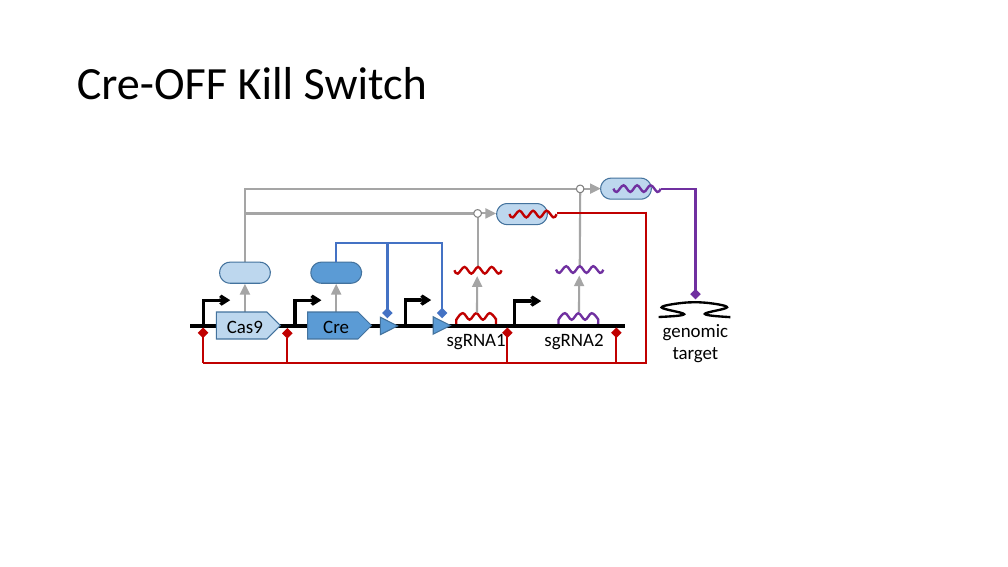
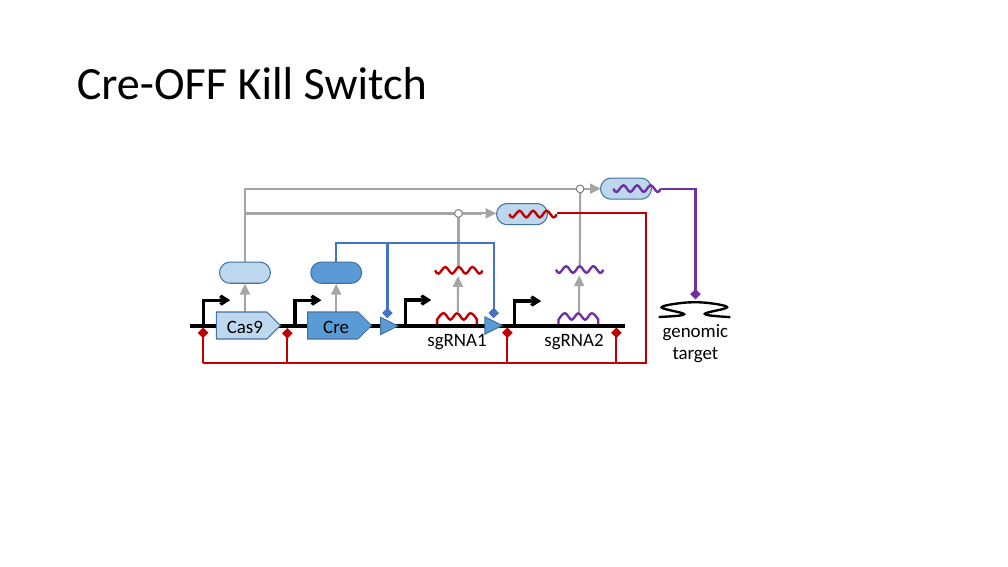
Before and after one commit to TASBE/CRISPR-safety-switches, a slide deck: slide 12 of paper_figures/sbolvisual/17 Combinations.pptx. Drawn at 1008x567 pixels with LibreOffice and Linux fonts; fonts in the diff are those of the drawing. Boxes give left, top, right and bottom in pixels: in the first picture for what was removed or moved away, otherwise in the second. Text is boxed around its words. In the diff, an @@ line names an element or a change of style, - is before the commit and + after.

```diff
--- a/paper_figures/sbolvisual/17 Combinations.pptx
+++ b/paper_figures/sbolvisual/17 Combinations.pptx
@@ line moved from (245, 213) - (474, 213) to (245, 213) - (482, 213) @@
@@ elbow arrow moved from (337, 262) - (442, 313) to (388, 262) - (494, 313) @@
@@ elbow arrow (405, 325) - (432, 300): route changed @@
@@ 4 lines, 2 freeform shapes, 1 text, 1 arrow, 1 ellipse: place and size @@
-4 lines, 2 freeform shapes, 1 text, 1 arrow, 1 ellipse at [447, 209, 506, 350]
+4 lines, 2 freeform shapes, 1 text, 1 arrow, 1 ellipse at [427, 209, 486, 350]
@@ triangle: place and size @@
-triangle at [433, 317, 451, 334]
+triangle at [485, 317, 502, 334]
```
Also in this commit, not shown: 4 other slides changed.
